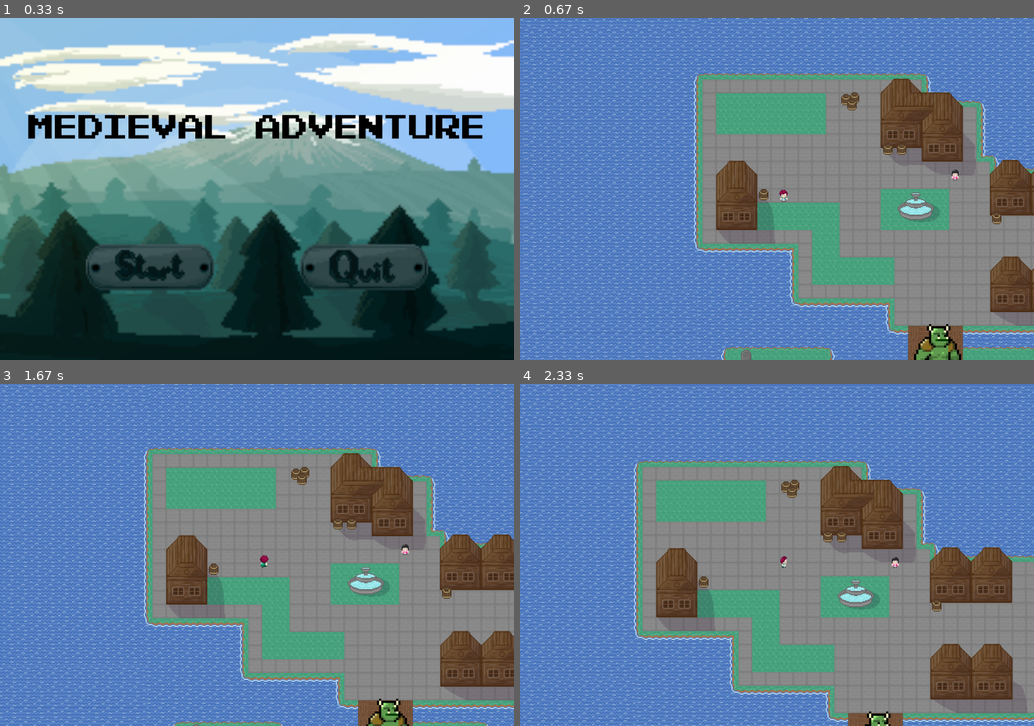
Above: before the commit, frames 1-4 (two rows, left to right).
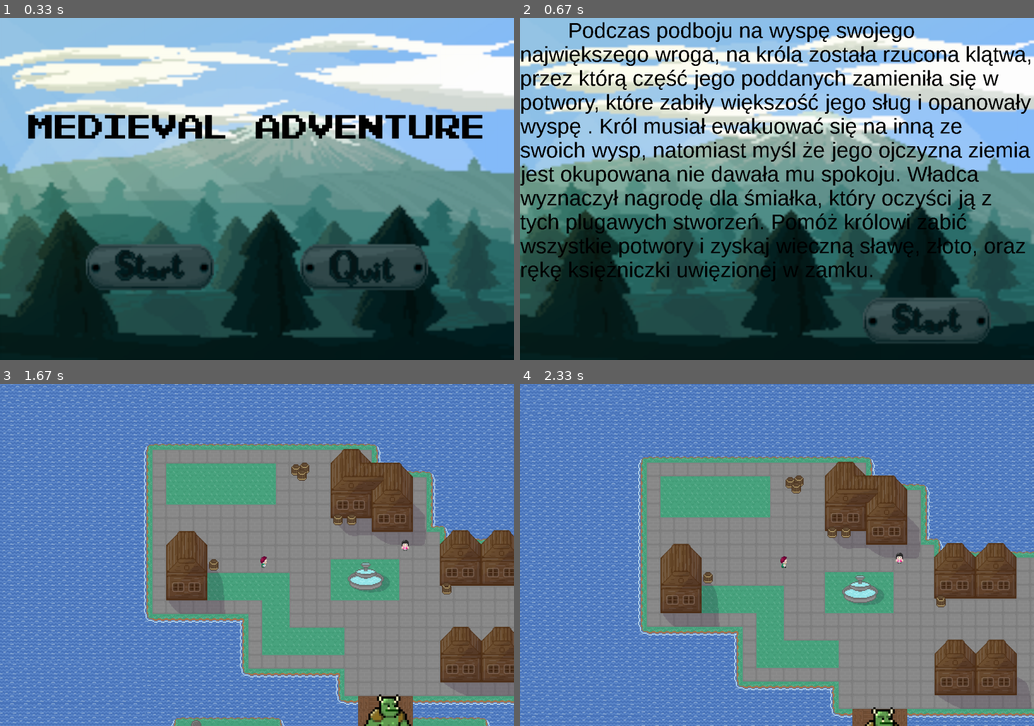
Above: after the commit, the same moments.

Repository: AGH-Narzedzia-Informatyczne-2020-2021/PyGame
Game: pygame game, started from nasza_gra/game.py
Same seed, same stepped clock (60 frames per second), same inputs: the game is played once before the commit and once after it.
Inputs (mouse positions are in pixels of both pictures, inside the frame that each line leads up to):
- Up to frame 1 (0.33 s): no input
- Up to frame 2 (0.67 s): press the mouse at (669, 267) at 0.37 s; move the mouse to (643, 267) at 0.47 s; release the mouse at (617, 271) at 0.6 s
- Up to frame 3 (1.67 s): click (447, 674) at 0.72 s; hold Right 1-1.47 s; move the mouse to (241, 537) at 1.03 s; hold Up from 1.5 s (still down)
- Up to frame 4 (2.33 s): release Up at 1.8 s; hold Right 1.83-2.3 s

Frame 1 is identical in both runs. In frame 2, 99% of the frame differs, in the area x 0-100%, y 0-100%; in frame 3, 22%; in frame 4, 26%.

Commit message:
dodana strona z fabula, dalej nie dziala z tego co pamietam

Diff:
--- a/nasza_gra/game.py
+++ b/nasza_gra/game.py
@@ -17,6 +17,7 @@
 # robienie sciezek wzglednych i czasami ladowanie
 grafiki = os.path.dirname(__file__)
 muzyka = os.path.dirname(__file__)
+tekst = os.path.dirname(__file__)
 MAINTHEME = os.path.join(muzyka, 'muzyka\intro.mp3')
 Fight = os.path.join(muzyka, 'muzyka\Guardian Song.mp3')
 BMUSIC = os.path.join(muzyka, 'muzyka\\background.mp3')
@@ -40,8 +41,10 @@
 BACKGROUND = pygame.image.load(os.path.join(grafiki, 'grafiki\\backgronud1200x800.png'))
 RAMKA_DIALOGU =  pygame.image.load(os.path.join(grafiki, 'grafiki\\ramka_dialogu.png'))
 
+FABULA = os.path.join(tekst, 'tekst\\fabula.txt')
+
 # OKNO GRY
-SCREEN = pygame.display.set_mode((WINDOW_WIDTH, WINDOW_HEIGHT))
+SCREEN = pygame.display.set_mode((WINDOW_WIDTH, WINDOW_HEIGHT), pygame.RESIZABLE)
 pygame.display.set_caption('Nasza gra')  # nazwa okna
 CLOCK = pygame.time.Clock()
 icon = pygame.image.load(os.path.join(grafiki, 'grafiki\player\player3.png'))
@@ -57,8 +60,11 @@
 NPC = False
 FLAG_MOUSE = True
 
+# TEKST
+with open(FABULA, 'r', encoding="UTF-8") as file:
+    STORY_BEGINNING = file.read().replace('', '')
+
 # FUNCKJE
-
 def text_objects(text, font, color):
     textSurface = font.render(text, True, color)
     return textSurface, textSurface.get_rect()
@@ -71,6 +77,22 @@
     SCREEN.blit(TextSurf, TextRect)
     pygame.display.update()
 
+def blit_text(surface, text, pos, font, color=pygame.Color('black')):
+    words = [word.split(' ') for word in text.splitlines()]  # 2D array where each row is a list of words.
+    space = font.size(' ')[0]  # The width of a space.
+    max_width, max_height = surface.get_size()
+    x, y = pos
+    for line in words:
+        for word in line:
+            word_surface = font.render(word, 0, color)
+            word_width, word_height = word_surface.get_size()
+            if x + word_width >= max_width:
+                x = pos[0]  # Reset the x.
+                y += word_height  # Start on new row.
+            surface.blit(word_surface, (x, y))
+            x += word_width + space
+        x = pos[0]  # Reset the x.
+        y += word_height  # Start on new row.
 
 def whether_exit(event):  # tu nie ma petli for, tylko warunki
     if event.type == QUIT:
@@ -100,6 +122,22 @@
         SCREEN.blit(pygame.image.load(acolor), [x, y])
         if CLICK[0] == 1 and action != None:
             if action == 'play':
+                warunek = True
+                while(warunek):
+                    SCREEN.blit(BACKGROUND, [0, 0])
+                    czcionka = pygame.font.SysFont('Arial', 50)
+                    blit_text(SCREEN, STORY_BEGINNING, (0, 0), czcionka)
+                    for event in pygame.event.get():
+                        whether_exit(event)
+                    SCREEN.blit(pygame.image.load(PBUTTON_D), (800,650))
+                    MOUSE = pygame.mouse.get_pos()
+                    CLICK = pygame.mouse.get_pressed()
+                    if 800 < MOUSE[0] < 1100 and 650 < MOUSE[1] < 770:
+                        SCREEN.blit(pygame.image.load(PBUTTON_L), (800,650))
+                        if CLICK[0] == 1:
+                            warunek = False
+                    pygame.display.update()
+
                 game_loop()
             elif action == 'quit':
                 pygame.quit()
--- /dev/null
+++ b/nasza_gra/tekst/fabula.txt
@@ -0,0 +1 @@
+        Podczas podboju na wyspę swojego największego wroga, na króla została rzucona klątwa, przez którą część jego poddanych zamieniła się w potwory, które zabiły większość jego sług i opanowały wyspę . Król musiał ewakuować się na inną ze swoich wysp, natomiast myśl że jego ojczyzna ziemia jest okupowana nie dawała mu spokoju. Władca wyznaczył nagrodę dla śmiałka, który oczyści ją z tych plugawych stworzeń. Pomóż królowi zabić wszystkie potwory i zyskaj wieczną sławę, złoto, oraz rękę księżniczki uwięzionej w zamku.
Not shown, added: nasza_gra/tekst/fabula.odt
Not shown, added: nasza_gra/tekst/fabula_i_dialogi.docx
